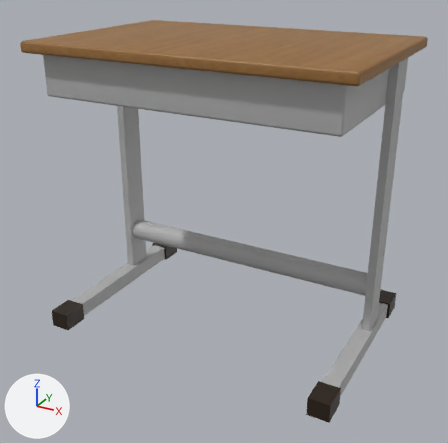
Renders of the glTF model legend/legend/assets/models/desk.glb from each side of a commit.
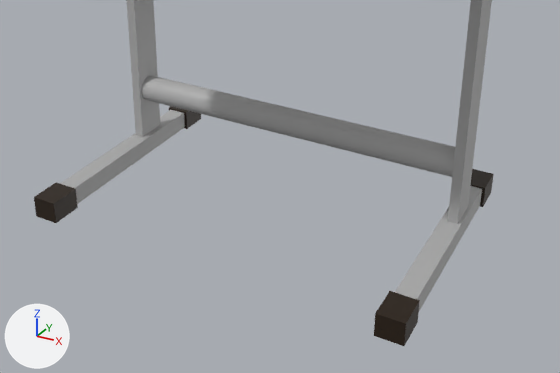
Each version appears first whole from a camera (50 mm lens) standing at (53.6, -99.2, 15.4) and looking at (0.4, -2.5, -32.9), and next in a close-up on the part from 6% to 100% of the width and 37% to 100% of the height. Lighting does not change. The marker at lower left points along +X, +Y and +Z. Vertices at the same position are counted once.

In view in the first close-up: 'obj4'.
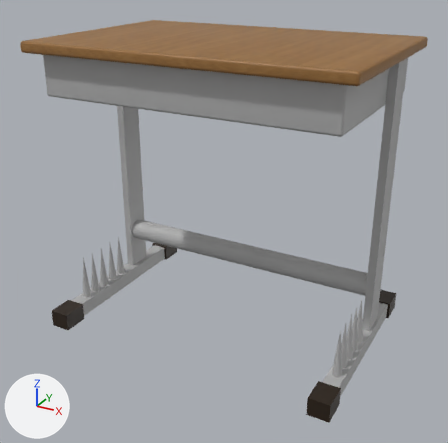
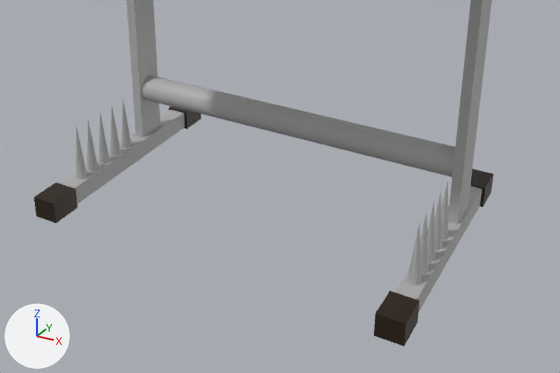
What changed in the scene script:
```text
Change me_obj4:
    used by ob_obj4; location = (0.0, 0.0, 0.0)
    remove me_obj4.from_pydata(...)  # 346 vertices, 648 faces; spans x -30.0..30.0, y -20.5..20.5, z -55.9..1.0
    add me_obj4.from_pydata(...)  # 566 vertices, 1048 faces; spans x -30.0..30.0, y -20.5..20.5, z -55.9..1.0
    me_obj4 part 1: a new loose piece, a 20-sided cone pointing to +z spanning x 27.0..29.0, y -12.8..-10.8, z -53.4..-43.4, in mat_mat1 (picture img_image_0)
    me_obj4 part 2: a new loose piece, a 20-sided cone pointing to +z spanning x -29.0..-27.0, y -12.8..-10.8, z -53.4..-43.4, in mat_mat1 (picture img_image_0)
    me_obj4 part 3: a new loose piece, a 20-sided cone pointing to +z spanning x -29.0..-27.0, y -10.0..-8.0, z -53.4..-43.4, in mat_mat1 (picture img_image_0)
    me_obj4 part 4: a new loose piece, a 20-sided cone pointing to +z spanning x 27.0..29.0, y -10.0..-8.0, z -53.4..-43.4, in mat_mat1 (picture img_image_0)
    me_obj4 part 5: a new loose piece, a 20-sided cone pointing to +z spanning x -29.0..-27.0, y -7.0..-5.0, z -53.4..-43.4, in mat_mat1 (picture img_image_0)
    me_obj4 part 6: a new loose piece, a 20-sided cone pointing to +z spanning x 27.0..29.0, y -7.0..-5.0, z -53.4..-43.4, in mat_mat1 (picture img_image_0)
    me_obj4 part 7: a new loose piece, a 20-sided cone pointing to +z spanning x 27.0..29.0, y -4.0..-2.0, z -53.4..-43.4, in mat_mat1 (picture img_image_0)
    me_obj4 part 8: a new loose piece, a 20-sided cone pointing to +z spanning x -29.0..-27.0, y -4.0..-2.0, z -53.4..-43.4, in mat_mat1 (picture img_image_0)
    me_obj4 part 9: a new loose piece, a 20-sided cone pointing to +z spanning x -29.0..-27.0, y -1.0..1.0, z -53.4..-43.4, in mat_mat1 (picture img_image_0)
    me_obj4 part 10: a new loose piece, a 20-sided cone pointing to +z spanning x 27.0..29.0, y -1.0..1.0, z -53.4..-43.4, in mat_mat1 (picture img_image_0)
    me_obj4 part 11: 16 kept faces spanning x -29.5..29.5, y -20.0..20.0, z -55.6..0.3 get new texture (UV) coordinates
```

What differs and where, as boxes [x1, y1, x2, y2] in the close-ups (560 x 373 px):
part 1 of me_obj4, added
    after: [407, 222, 421, 286]
part 2 of me_obj4, added
    after: [76, 126, 87, 179]
part 3 of me_obj4, added
    after: [87, 121, 98, 172]
part 4 of me_obj4, added
    after: [420, 212, 428, 274]
part 5 of me_obj4, added
    after: [99, 114, 110, 164]
part 6 of me_obj4, added
    after: [427, 203, 435, 262]
part 7 of me_obj4, added
    after: [434, 192, 442, 251]
part 8 of me_obj4, added
    after: [110, 108, 121, 156]
part 9 of me_obj4, added
    after: [121, 101, 132, 148]
part 10 of me_obj4, added
    after: [441, 181, 449, 240]
part 11 of me_obj4, surface changed
    both: [74, 135, 460, 288]
